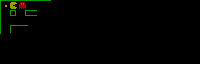
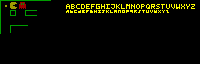
Layers edited between the first and the second w=200, h=64 image:
added layer "text.jpg-Kopie" above "pacman.jpg" over 66, 4, 195, 13
